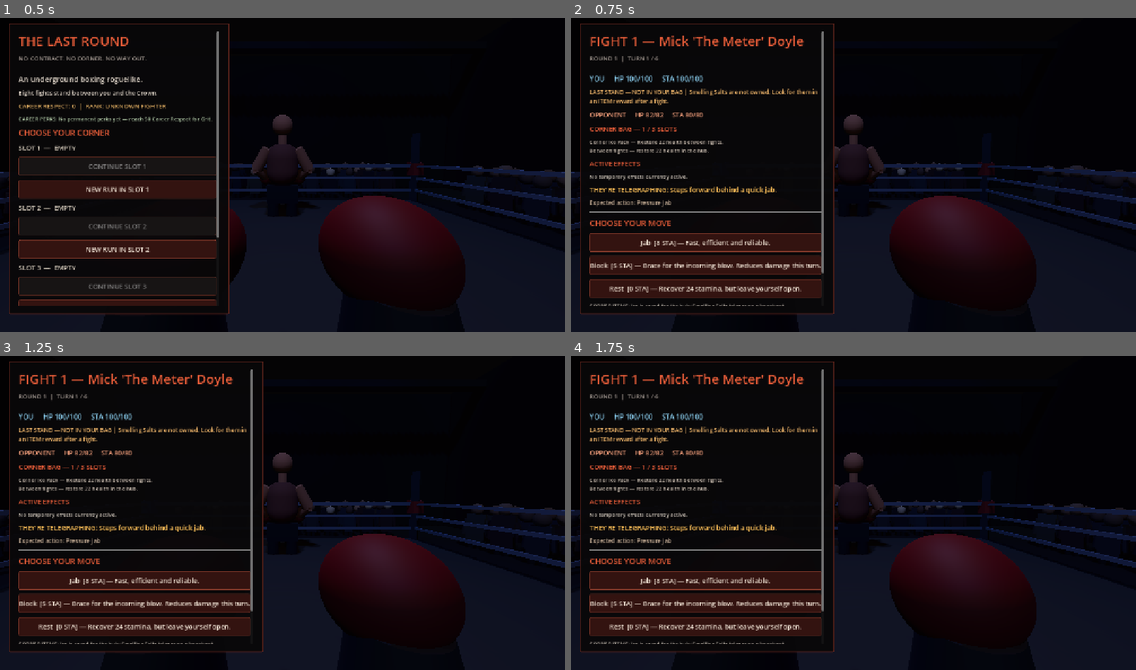
Above: before the commit, frames 1-4 (two rows, left to right).
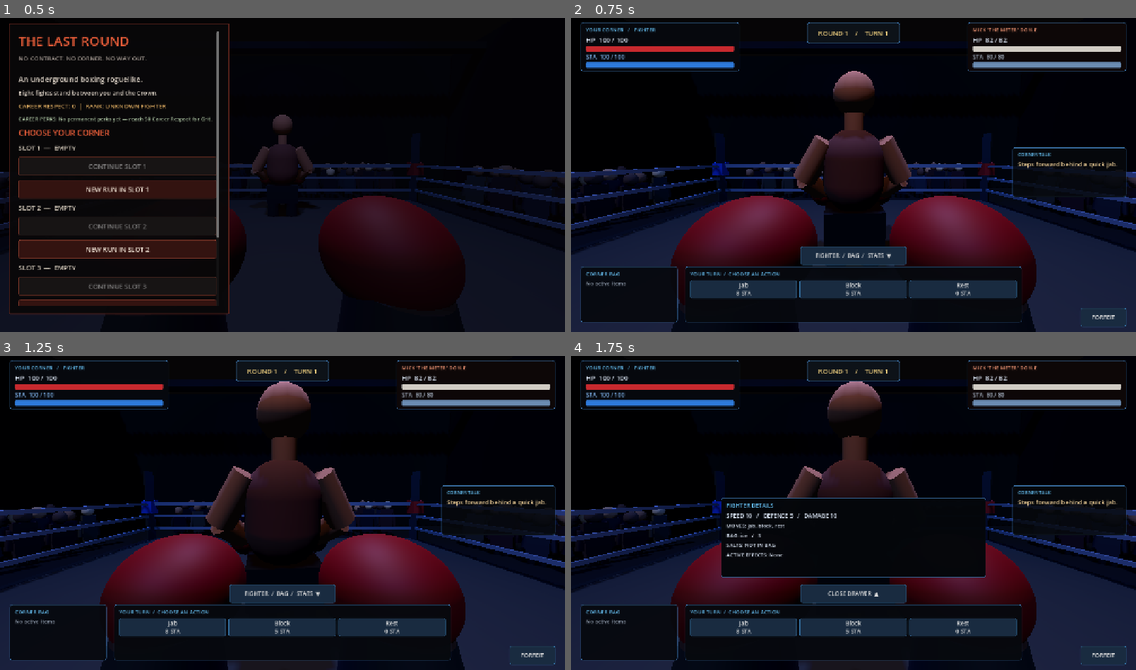
Above: after the commit, the same moments.

Repository: sedhehe/TheLastRound
Game: Godot game, scene res://scenes/main.tscn
The game is run twice, just before and just after one commit, with the same random seed, the same clock (stepped at 60 frames per second) and the same inputs.
Inputs (mouse positions are in pixels of both pictures, inside the frame that each line leads up to):
- Up to frame 1 (0.5 s): no input
- Up to frame 2 (0.75 s): click "NEW RUN IN SLOT 1" at 0.5 s
- Up to frame 3 (1.25 s): no input
- Up to frame 4 (1.75 s): click (853, 594) at 1.25 s, where only the run after the commit has a clickable "FIGHTER / BAG / STATS ▼"

Frame 1 is identical in both runs. In frame 2, 38% of the frame differs, in the area x 0-100%, y 1-100%; in frame 3, 38%; in frame 4, 36%.

Commit message:
Replace stacked combat panel with persistent arena HUD

Diff:
--- a/scripts/main.gd
+++ b/scripts/main.gd
@@ -71,6 +71,9 @@
 var panel: PanelContainer
 var content: VBoxContainer
 var ui_scroll: ScrollContainer
+var ui_shade: ColorRect
+var combat_hud: Control
+var combat_drawer_open := false
 var player_last_move_id := ""
 
 var arena_light: OmniLight3D
@@ -280,10 +283,10 @@
 	root_ui.set_anchors_and_offsets_preset(Control.PRESET_FULL_RECT)
 	add_child(root_ui)
 
-	var shade := ColorRect.new()
-	shade.color = Color(0.015, 0.012, 0.018, 0.55)
-	shade.set_anchors_and_offsets_preset(Control.PRESET_FULL_RECT)
-	root_ui.add_child(shade)
+	ui_shade = ColorRect.new()
+	ui_shade.color = Color(0.015, 0.012, 0.018, 0.55)
+	ui_shade.set_anchors_and_offsets_preset(Control.PRESET_FULL_RECT)
+	root_ui.add_child(ui_shade)
 
 	panel = PanelContainer.new()
 	panel.add_theme_stylebox_override("panel", _panel_style())
@@ -308,6 +311,9 @@
 
 func _layout_ui() -> void:
 	if not is_instance_valid(panel) or not is_instance_valid(root_ui):
+		return
+	if game_state == "combat":
+		panel.hide()
 		return
 
 	var viewport_size := root_ui.size
@@ -335,7 +341,13 @@
 	return style
 
 
+	# Combat is rendered as an arena HUD, while non-combat screens use the menu panel.
 func _clear_ui() -> void:
+	if is_instance_valid(combat_hud):
+		combat_hud.queue_free()
+		combat_hud = null
+	panel.show()
+	ui_shade.color = Color(0.015, 0.012, 0.018, 0.55)
 	for child in content.get_children():
 		child.queue_free()
 
@@ -735,95 +747,182 @@
 # TURN-BASED COMBAT SCREEN
 # ---------------------------------------------------------
 
+func _hud_panel(parent: Control, rect: Rect2, tint: Color = Color(0.025, 0.035, 0.055, 0.88)) -> PanelContainer:
+	var card := PanelContainer.new()
+	card.position = rect.position
+	card.size = rect.size
+	var style := StyleBoxFlat.new()
+	style.bg_color = tint
+	style.border_color = Color(0.22, 0.42, 0.62, 0.95)
+	style.set_border_width_all(1)
+	style.set_corner_radius_all(5)
+	style.content_margin_left = 12
+	style.content_margin_right = 12
+	style.content_margin_top = 8
+	style.content_margin_bottom = 8
+	card.add_theme_stylebox_override("panel", style)
+	parent.add_child(card)
+	return card
+
+
+func _hud_label(parent: Control, value: String, size: int = 14, color: Color = Color(0.88, 0.92, 0.98)) -> Label:
+	var label := Label.new()
+	label.text = value
+	label.add_theme_font_size_override("font_size", size)
+	label.add_theme_color_override("font_color", color)
+	label.autowrap_mode = TextServer.AUTOWRAP_WORD_SMART
+	parent.add_child(label)
+	return label
+
+
+func _hud_bar(parent: Control, value: float, maximum: float, fill: Color) -> ProgressBar:
+	var bar := ProgressBar.new()
+	bar.custom_minimum_size = Vector2(180, 13)
+	bar.min_value = 0.0
+	bar.max_value = maxf(1.0, maximum)
+	bar.value = clampf(value, 0.0, bar.max_value)
+	bar.show_percentage = false
+	var bg := StyleBoxFlat.new()
+	bg.bg_color = Color(0.08, 0.10, 0.14)
+	bg.set_corner_radius_all(3)
+	var fg := StyleBoxFlat.new()
+	fg.bg_color = fill
+	fg.set_corner_radius_all(3)
+	bar.add_theme_stylebox_override("background", bg)
+	bar.add_theme_stylebox_override("fill", fg)
+	parent.add_child(bar)
+	return bar
+
+
+func _hud_button(parent: Control, caption: String, callback: Callable, disabled: bool = false, compact: bool = false) -> Button:
+	var button := Button.new()
+	button.text = caption
+	button.disabled = disabled
+	button.custom_minimum_size = Vector2(104 if compact else 138, 42)
+	button.size_flags_horizontal = Control.SIZE_EXPAND_FILL
+	button.add_theme_font_size_override("font_size", 13 if compact else 14)
+	var normal := StyleBoxFlat.new()
+	normal.bg_color = Color(0.10, 0.17, 0.25)
+	normal.border_color = Color(0.20, 0.43, 0.62)
+	normal.set_border_width_all(1)
+	normal.set_corner_radius_all(4)
+	button.add_theme_stylebox_override("normal", normal)
+	var hover := normal.duplicate() as StyleBoxFlat
+	hover.bg_color = Color(0.16, 0.27, 0.37)
+	button.add_theme_stylebox_override("hover", hover)
+	button.pressed.connect(callback)
+	parent.add_child(button)
+	return button
+
+
+func _toggle_combat_drawer() -> void:
+	combat_drawer_open = not combat_drawer_open
+	_show_combat()
+
+
 func _show_combat() -> void:
-	var combat_title := "COACHING SPAR — COACH" if training_active else "FIGHT %d — %s" % [fight_index + 1, str(enemy.get("name", "OPPONENT"))]
-	var combat_subtitle := "EXCHANGE %d / %d" % [training_turn + 1, TRAINING_EXCHANGES] if training_active else "ROUND %d  |  TURN %d / 6" % [round_no, turn_no]
-	_heading(combat_title, combat_subtitle)
-
-	_label(
-		"YOU     HP %d/%d     STA %d/%d" % [
-			int(player.get("health", 0)),
-			int(player.get("max_health", 100)),
-			int(player.get("stamina", 0)),
-			int(player.get("max_stamina", 100))
-		],
-		16,
-		Color(0.55, 0.82, 0.95)
-	)
-	if not training_active:
-		_show_salts_status()
-	_label(
-		"OPPONENT     HP %d/%d     STA %d/%d" % [
-			int(enemy.get("health", 0)),
-			int(enemy.get("max_health", 100)),
-			int(enemy.get("stamina", 0)),
-			int(enemy.get("max_stamina", 100))
-		],
-		15,
-		Color(0.95, 0.62, 0.48)
-	)
-
-	if not training_active:
-		_show_item_summary(true)
-	else:
-		_label("COACH'S CORNER: " + training_feedback, 14, Color(0.72, 0.86, 0.78))
-
+	game_state = "combat"
+	if is_instance_valid(combat_hud):
+		combat_hud.queue_free()
+	combat_hud = Control.new()
+	combat_hud.name = "CombatHUD"
+	combat_hud.set_anchors_and_offsets_preset(Control.PRESET_FULL_RECT)
+	combat_hud.mouse_filter = Control.MOUSE_FILTER_PASS
+	root_ui.add_child(combat_hud)
+	panel.hide()
+	ui_shade.color = Color(0.005, 0.012, 0.025, 0.12)
+	_layout_ui()
+
+	var viewport := root_ui.size
+	var width := viewport.x
+	var height := viewport.y
+	var left_card := _hud_panel(combat_hud, Rect2(22, 18, 360, 104), Color(0.025, 0.035, 0.055, 0.91))
+	var left_col := VBoxContainer.new()
+	left_col.add_theme_constant_override("separation", 3)
+	left_card.add_child(left_col)
+	_hud_label(left_col, "YOUR CORNER   /   %s" % ("COACH SPAR" if training_active else "FIGHTER"), 12, Color(0.40, 0.75, 0.95))
+	_hud_label(left_col, "HP  %d / %d" % [int(player.get("health", 0)), int(player.get("max_health", 100))], 15)
+	_hud_bar(left_col, float(player.get("health", 0)), float(player.get("max_health", 100)), Color(0.78, 0.16, 0.18))
+	_hud_label(left_col, "STA  %d / %d" % [int(player.get("stamina", 0)), int(player.get("max_stamina", 100))], 13, Color(0.54, 0.76, 1.0))
+	_hud_bar(left_col, float(player.get("stamina", 0)), float(player.get("max_stamina", 100)), Color(0.18, 0.48, 0.86))
+
+	var right_card := _hud_panel(combat_hud, Rect2(width - 382, 18, 360, 104), Color(0.055, 0.03, 0.03, 0.91))
+	var right_col := VBoxContainer.new()
+	right_col.add_theme_constant_override("separation", 3)
+	right_card.add_child(right_col)
+	_hud_label(right_col, str(enemy.get("name", "OPPONENT")).to_upper(), 12, Color(1.0, 0.62, 0.48))
+	_hud_label(right_col, "HP  %d / %d" % [int(enemy.get("health", 0)), int(enemy.get("max_health", 100))], 15)
+	_hud_bar(right_col, float(enemy.get("health", 0)), float(enemy.get("max_health", 100)), Color(0.82, 0.80, 0.77))
+	_hud_label(right_col, "STA  %d / %d" % [int(enemy.get("stamina", 0)), int(enemy.get("max_stamina", 100))], 13, Color(0.70, 0.75, 0.82))
+	_hud_bar(right_col, float(enemy.get("stamina", 0)), float(enemy.get("max_stamina", 100)), Color(0.42, 0.55, 0.70))
+
+	var round_text := "EXCHANGE %d / %d" % [training_turn + 1, TRAINING_EXCHANGES] if training_active else "ROUND %d    /    TURN %d" % [round_no, turn_no]
+	var round_card := _hud_panel(combat_hud, Rect2(width * 0.5 - 105, 18, 210, 48), Color(0.055, 0.075, 0.10, 0.94))
+	var round_label := _hud_label(round_card, round_text, 15, Color(0.90, 0.78, 0.48))
+	round_label.horizontal_alignment = HORIZONTAL_ALIGNMENT_CENTER
+
+	var commentary := _hud_panel(combat_hud, Rect2(width - 280, height * 0.42, 258, 112), Color(0.025, 0.035, 0.05, 0.82))
+	var comment_col := VBoxContainer.new()
+	commentary.add_child(comment_col)
+	_hud_label(comment_col, "CORNER TALK", 11, Color(0.40, 0.75, 0.95))
 	var tell := str(enemy_next_action.get("tell", enemy.get("tell", "Studies your guard.")))
-	var action_name := str(enemy_next_action.get("name", "Unknown attack"))
-	_label("THEY'RE TELEGRAPHING: " + tell, 15, Color(1.0, 0.76, 0.35))
-	_label("Expected action: " + action_name, 13, Color(0.82, 0.72, 0.62))
-
-	var line := HSeparator.new()
-	content.add_child(line)
-	_label("CHOOSE YOUR MOVE", 18, Color(0.9, 0.36, 0.22))
-
-	for id in owned_moves:
-		var move := _get_move(str(id))
-		if move.is_empty():
-			continue
-
-		var cost := float(move.get("cost", 0.0))
-		var move_name := str(move.get("name", id))
-		var description := str(move.get("description", ""))
-		var label_text := "%s  [%d STA] — %s" % [
-			move_name,
-			int(cost),
-			description
-		]
-		_button(
-			label_text,
-			_player_move.bind(str(id)),
-			float(player.get("stamina", 0.0)) < cost
-		)
-
-	# Show every combat-usable item. Passive and between-fight items
-	# remain in the bag without blocking items stored behind them.
+	_hud_label(comment_col, tell, 14, Color(0.95, 0.82, 0.60))
+	if training_active and not training_feedback.is_empty():
+		_hud_label(comment_col, training_feedback, 12, Color(0.62, 0.88, 0.72))
+	elif heart_active:
+		_hud_label(comment_col, "HEART — STILL STANDING", 12, Color(1.0, 0.35, 0.28))
+
+	var bottom_y := height - 148
+	var items_card := _hud_panel(combat_hud, Rect2(22, bottom_y, 220, 126), Color(0.025, 0.035, 0.055, 0.93))
+	var items_col := VBoxContainer.new()
+	items_col.add_theme_constant_override("separation", 4)
+	items_card.add_child(items_col)
+	_hud_label(items_col, "CORNER BAG", 12, Color(0.40, 0.75, 0.95))
 	var usable_item_count := 0
 	for item_variant in inventory:
 		var item_id := str(item_variant)
 		if item_id in ["ice", "salts"]:
 			continue
-
 		usable_item_count += 1
-		_button(
-			"USE ITEM: " + _get_item_name(item_id),
-			_use_item.bind(item_id)
-		)
-
-	if usable_item_count == 0 and not inventory.is_empty():
-		_label("CORNER ITEMS: Ice is saved for the hub; Smelling Salts trigger on a knockout.", 12)
-
-	_label("RECENT CORNER TALK", 13, Color(0.68, 0.58, 0.52))
-	var first_log := maxi(0, log_lines.size() - 3)
-	for i in range(first_log, log_lines.size()):
-		_label("• " + log_lines[i], 12, Color(0.72, 0.68, 0.64))
-
-	if training_active:
-		_button("END TRAINING", _finish_training)
-	else:
-		_button("FORFEIT RUN", _forfeit_run)
-
-
+		_hud_button(items_col, _get_item_name(item_id), _use_item.bind(item_id), false, true)
+	if usable_item_count == 0:
+		_hud_label(items_col, "No active items", 12, Color(0.60, 0.65, 0.72))
+
+	var moves_card := _hud_panel(combat_hud, Rect2(258, bottom_y, width - 516, 126), Color(0.025, 0.035, 0.055, 0.94))
+	var moves_col := VBoxContainer.new()
+	moves_col.add_theme_constant_override("separation", 5)
+	moves_card.add_child(moves_col)
+	_hud_label(moves_col, "YOUR TURN  /  CHOOSE AN ACTION", 12, Color(0.40, 0.75, 0.95))
+	var moves_row := HBoxContainer.new()
+	moves_row.add_theme_constant_override("separation", 6)
+	moves_col.add_child(moves_row)
+	for id in owned_moves:
+		var move := _get_move(str(id))
+		if move.is_empty():
+			continue
+		var cost := float(move.get("cost", 0.0))
+		var caption := "%s\n%d STA" % [str(move.get("name", id)), int(cost)]
+		_hud_button(moves_row, caption, _player_move.bind(str(id)), float(player.get("stamina", 0.0)) < cost, true)
+
+	var drawer_button := _hud_button(combat_hud, "FIGHTER  /  BAG  /  STATS  ▼" if not combat_drawer_open else "CLOSE DRAWER  ▲", _toggle_combat_drawer, false, true)
+	drawer_button.position = Vector2(width * 0.5 - 120, height - 194)
+	drawer_button.size = Vector2(240, 38)
+
+	var forfeit := _hud_button(combat_hud, "FORFEIT", _forfeit_run, false, true)
+	forfeit.position = Vector2(width - 126, height - 54)
+	forfeit.size = Vector2(104, 36)
+
+	if combat_drawer_open:
+		var drawer := _hud_panel(combat_hud, Rect2(width * 0.5 - 300, height - 390, 600, 180), Color(0.015, 0.025, 0.04, 0.98))
+		var drawer_col := VBoxContainer.new()
+		drawer_col.add_theme_constant_override("separation", 5)
+		drawer.add_child(drawer_col)
+		_hud_label(drawer_col, "FIGHTER DETAILS", 13, Color(0.40, 0.75, 0.95))
+		_hud_label(drawer_col, "SPEED %d   /   DEFENCE %d   /   DAMAGE %d" % [int(player.get("speed", 0)), int(player.get("defence", 0)), int(player.get("damage", 0))], 13)
+		_hud_label(drawer_col, "MOVES: " + ", ".join(owned_moves), 12)
+		_hud_label(drawer_col, "BAG: " + (", ".join(inventory) if not inventory.is_empty() else "Empty") + "   /   3", 12)
+		_hud_label(drawer_col, "SALTS: " + ("SPENT" if revive_used else "READY" if inventory.has("salts") else "NOT IN BAG"), 12)
+		_hud_label(drawer_col, "ACTIVE EFFECTS: " + ("Loaded Tape" if loaded_bonus > 0 else "None"), 12)
 
 func _forfeit_run() -> void:
 	_disable_realtime_combat()
@@ -1050,6 +1149,8 @@
 			{"name": "Combination", "tell": "Coach rolls his shoulders and steps in with a controlled two-punch combination.", "damage": 1.05, "accuracy": 100.0, "cost": 0.0}
 		]
 		enemy_next_action = drills[mini(training_turn, drills.size() - 1)].duplicate(true)
+		if arena_visuals and arena_visuals.has_method("show_enemy_telegraph"):
+			arena_visuals.show_enemy_telegraph(str(enemy_next_action.get("name", "")))
 		return
 
 	var trick := str(enemy.get("trick", "")).to_lower()
@@ -1103,6 +1204,8 @@
 	# Keep the existing fighter-specific tell as a fallback for custom data.
 	if str(enemy_next_action.get("tell", "")).is_empty():
 		enemy_next_action["tell"] = str(enemy.get("tell", "Studies your guard."))
+	if arena_visuals and arena_visuals.has_method("show_enemy_telegraph"):
+		arena_visuals.show_enemy_telegraph(str(enemy_next_action.get("name", "")))
 
 
 func _enemy_turn() -> void:
@@ -1145,7 +1248,7 @@
 	)
 
 	if arena_visuals and arena_visuals.has_method("enemy_attack"):
-		arena_visuals.enemy_attack()
+		arena_visuals.enemy_attack(str(action.get("name", "")))
 
 	var dodged := player_slipping or (
 		rng.randf() * 100.0 < _speed_chance(player.speed)
